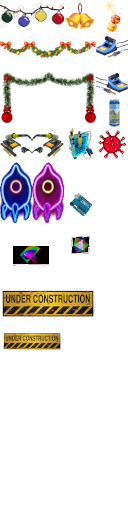
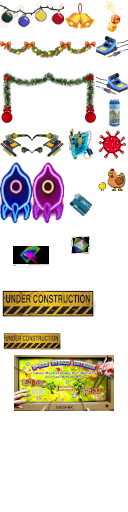
Before/after of a (128, 512) layered artwork. What changed in the layer stack:
added layer "Pasted Layer #20" above "Pasted Layer #19" over [14, 355, 114, 411]
added layer "Pasted Layer #19" above "Pasted Layer #18" over [98, 168, 126, 191]
